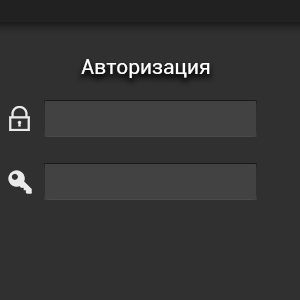
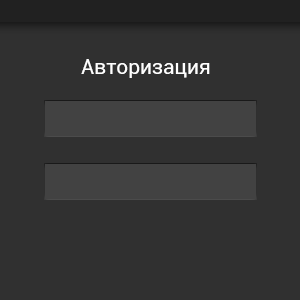
Two versions of the same layered image (300px x 300px). Layer-by-layer changes:
hid "Ключ" over [8, 170, 32, 194]
hid "Замок" over [9, 106, 30, 131]
